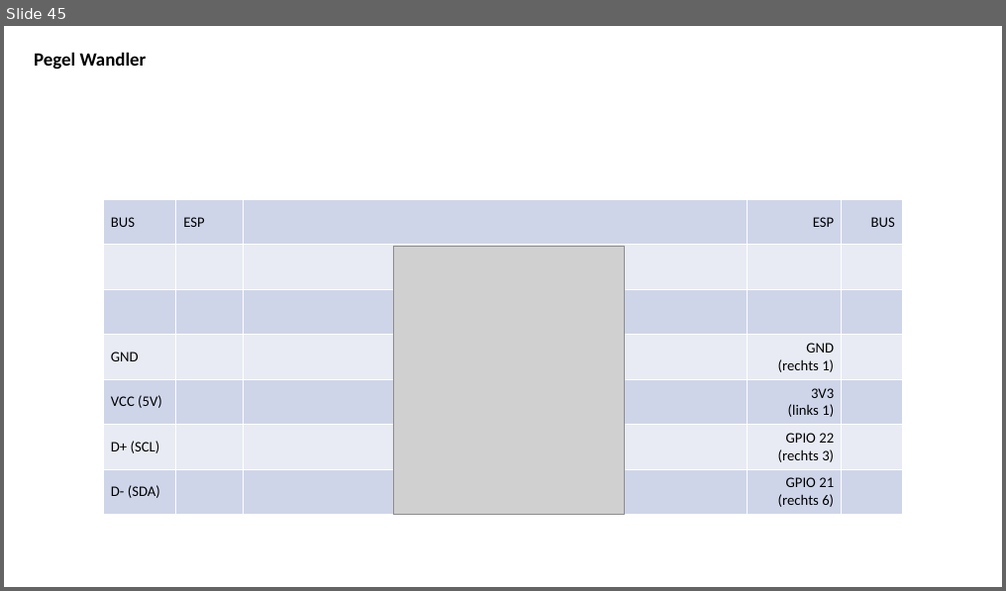
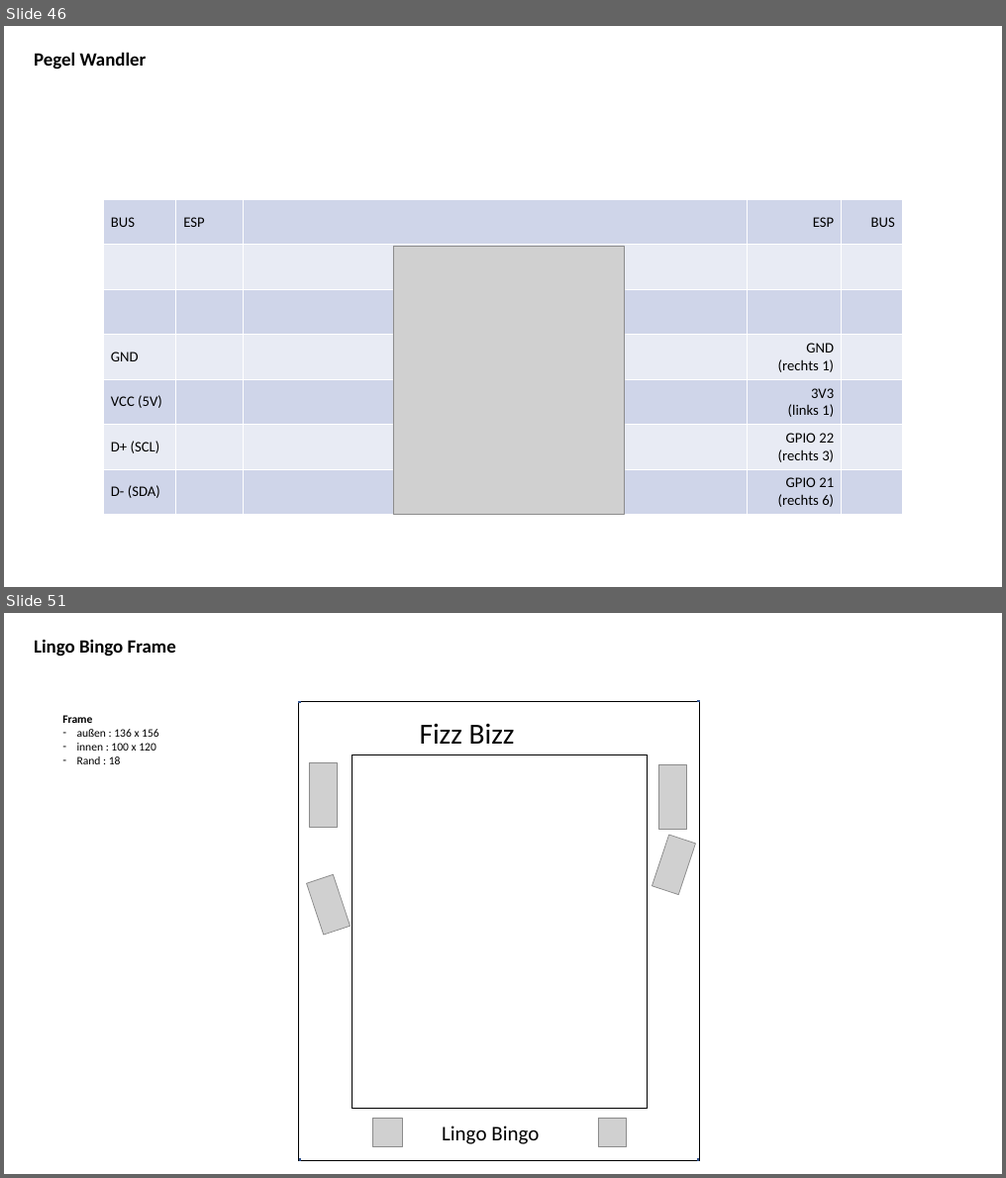
Before and after one commit to jeskes/activityboard, a slide deck: Activityboard.pptx. Shown one above the other, each under a label of ours: slide 45 before the commit, slides 46 and 51 after it; the slides between them are not shown. The pictures are 1006x591 and 1006x1178 pixels, drawn with LibreOffice and Linux fonts; fonts in the diff are those of the drawing; grey boxes stand for pictures. Boxes give left, top, right and bottom in pixels: in the first picture for what was removed or moved away, otherwise in the second. Text is boxed around its words. In the diff, an @@ line names an element or a change of style, - is before the commit and + after.

```diff
--- a/Activityboard.pptx
+++ b/Activityboard.pptx
@@ slide 51 added at [4, 613, 1002, 1174], background #FFFFFF @@
@@ title added at [34, 639, 176, 657], 18 pt, text #000000, bold @@
+Lingo Bingo Frame
@@ rectangle added at [299, 701, 699, 1161], outline #000000 0.25 pt @@
@@ rectangle added at [299, 701, 300, 703], fill #4472C4, outline #325491 1 pt @@
@@ rectangle added at [698, 700, 699, 702], fill #4472C4, outline #325491 1 pt @@
@@ text added at [62, 715, 159, 764], 11 pt, text #000000 @@
+Frame
+– außen : 136 x 156
+– innen : 100 x 120
+– Rand : 18
@@ text added at [420, 723, 515, 744], 28 pt, text #000000 @@
+Fizz Bizz
@@ rectangle added at [352, 755, 648, 1108], outline #000000 0.25 pt @@
@@ picture added at [309, 762, 337, 827] @@
@@ picture added at [659, 765, 687, 830] @@
@@ picture added at [652, 835, 695, 894] @@
@@ picture added at [307, 875, 350, 935] @@
@@ picture added at [373, 1118, 402, 1148] @@
@@ text added at [442, 1126, 539, 1145], 20 pt, text #000000 @@
+Lingo Bingo
@@ picture added at [598, 1118, 627, 1148] @@
@@ rectangle added at [300, 1159, 301, 1161], fill #4472C4, outline #325491 1 pt @@
@@ rectangle added at [697, 1159, 699, 1161], fill #4472C4, outline #325491 1 pt @@
@@ what was slide 45 is now slide 46 @@
```
Also in this commit, not shown: 4 slides changed, 4 other slides added, 19 other files.
